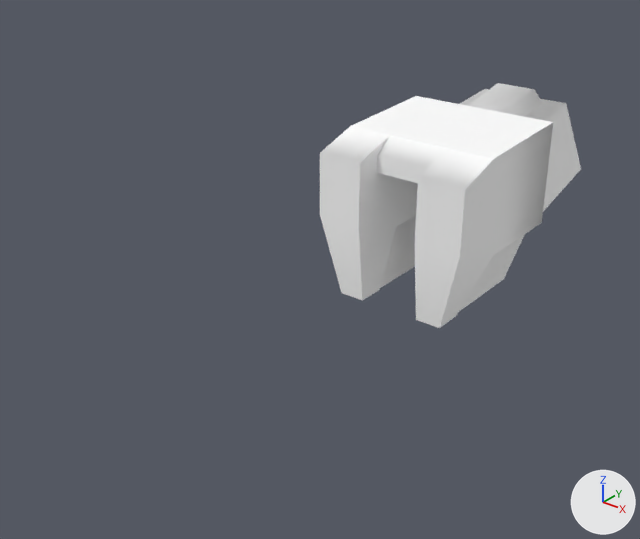
The OBJ model Assets/Art/Nova1492/GXConverted/Models/UnitParts/ArmWeapons/datan_common_arm16_mgbr_3f89d892.obj: old version first, new version second.
Before and after are seen from a camera (50 mm lens) standing at (1.48, -2.48, 1.45) and looking at (-0.04, -0.57, 0.27). The axes (+X, +Y, +Z) are drawn at lower right. The lights are the same throughout. The first picture is the older version. Where no turn or scale is listed for an object, it has been applied to the vertices.

The first picture shows 'datan_common_arm16_mgbr_3f89d892'.
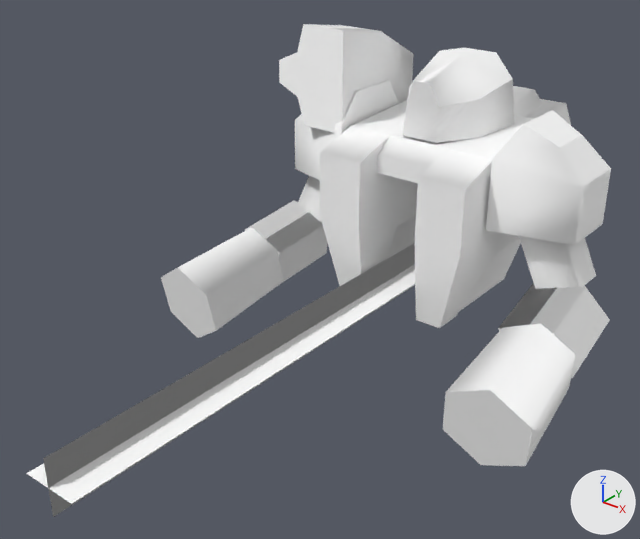
The change, as a diff of the scene's bpy script:
```diff
--- a/Assets/Art/Nova1492/GXConverted/Models/UnitParts/ArmWeapons/datan_common_arm16_mgbr_3f89d892.obj.py
+++ b/Assets/Art/Nova1492/GXConverted/Models/UnitParts/ArmWeapons/datan_common_arm16_mgbr_3f89d892.obj.py
@@ me_datan_common_arm16_mgbr_3f89d892_mesh08 @@
+me_datan_common_arm16_mgbr_3f89d892_mesh08.from_pydata([(-0.09, 0.07, 0.12), (-0.09, -1.62, 0.12), (0.08, 0.07, 0.12), (0.08, -1.62, 0.12), (0.0, 0.07, 0.04), (0.0, -1.62, 0.04), (0.0, 0.07, 0.21), (0.0, -1.62, 0.21)], [], [(0, 1, 2), (3, 2, 1), (4, 5, 6), (7, 6, 5), (6, 7, 4), (5, 4, 7)])
+me_datan_common_arm16_mgbr_3f89d892_mesh08.materials.append(mat_datan_common_arm16_mgbr_3f89d892)  # its picture is missing
@@ ob_datan_common_arm16_mgbr_3f89d892_mesh08 @@
+ob_datan_common_arm16_mgbr_3f89d892_mesh08 = bpy.data.objects.new('datan_common_arm16_mgbr_3f89d892_mesh08', me_datan_common_arm16_mgbr_3f89d892_mesh08)
+ob_datan_common_arm16_mgbr_3f89d892_mesh08.location = (0.0, 0.0, 0.0)
@@ ob_datan_common_arm16_mgbr_3f89d892_mesh07 @@
+ob_datan_common_arm16_mgbr_3f89d892_mesh07 = bpy.data.objects.new('datan_common_arm16_mgbr_3f89d892_mesh07', me_datan_common_arm16_mgbr_3f89d892_mesh07)  # 20 vertices, 30 faces; spans x -0.176..0.176, y -0.117..0.264, z 0.581..0.831; in mat_datan_common_arm16_mgbr_3f89d892 (its picture is missing)
+ob_datan_common_arm16_mgbr_3f89d892_mesh07.location = (0.0, 0.0, 0.0)
@@ ob_datan_common_arm16_mgbr_3f89d892_mesh05 @@
+ob_datan_common_arm16_mgbr_3f89d892_mesh05 = bpy.data.objects.new('datan_common_arm16_mgbr_3f89d892_mesh05', me_datan_common_arm16_mgbr_3f89d892_mesh05)  # 20 vertices, 32 faces; spans x -0.718..-0.418, y -0.657..0.048, z -0.146..0.204; in mat_datan_common_arm16_mgbr_3f89d892 (its picture is missing)
+ob_datan_common_arm16_mgbr_3f89d892_mesh05.location = (0.0, 0.0, 0.0)
@@ ob_datan_common_arm16_mgbr_3f89d892_mesh04 @@
+ob_datan_common_arm16_mgbr_3f89d892_mesh04 = bpy.data.objects.new('datan_common_arm16_mgbr_3f89d892_mesh04', me_datan_common_arm16_mgbr_3f89d892_mesh04)  # 44 vertices, 60 faces; spans x -0.579..-0.281, y -0.153..0.284, z 0.069..0.896; in mat_datan_common_arm16_mgbr_3f89d892 (its picture is missing)
+ob_datan_common_arm16_mgbr_3f89d892_mesh04.location = (0.0, 0.0, 0.0)
@@ ob_datan_common_arm16_mgbr_3f89d892_mesh02 @@
+ob_datan_common_arm16_mgbr_3f89d892_mesh02 = bpy.data.objects.new('datan_common_arm16_mgbr_3f89d892_mesh02', me_datan_common_arm16_mgbr_3f89d892_mesh02)  # 20 vertices, 32 faces; spans x 0.418..0.718, y -0.657..0.048, z -0.146..0.204; in mat_datan_common_arm16_mgbr_3f89d892 (its picture is missing)
+ob_datan_common_arm16_mgbr_3f89d892_mesh02.location = (0.0, 0.0, 0.0)
@@ ob_datan_common_arm16_mgbr_3f89d892_mesh01 @@
+ob_datan_common_arm16_mgbr_3f89d892_mesh01 = bpy.data.objects.new('datan_common_arm16_mgbr_3f89d892_mesh01', me_datan_common_arm16_mgbr_3f89d892_mesh01)  # 28 vertices, 34 faces; spans x 0.286..0.579, y -0.153..0.19, z 0.069..0.685; in mat_datan_common_arm16_mgbr_3f89d892 (its picture is missing)
+ob_datan_common_arm16_mgbr_3f89d892_mesh01.location = (0.0, 0.0, 0.0)
```

Where the change shows, as pixel boxes [x1, y1, x2, y2] in the pictures (640 x 539 px):
'datan_common_arm16_mgbr_3f89d892_mesh08', added: after [26, 243, 415, 517]
'datan_common_arm16_mgbr_3f89d892_mesh02', added: after [443, 284, 610, 466]
'datan_common_arm16_mgbr_3f89d892_mesh01', added: after [486, 110, 611, 289]
'datan_common_arm16_mgbr_3f89d892_mesh04', added: after [279, 24, 413, 222]
'datan_common_arm16_mgbr_3f89d892_mesh05', added: after [161, 200, 328, 338]
'datan_common_arm16_mgbr_3f89d892_mesh07', added: after [403, 48, 514, 143]
